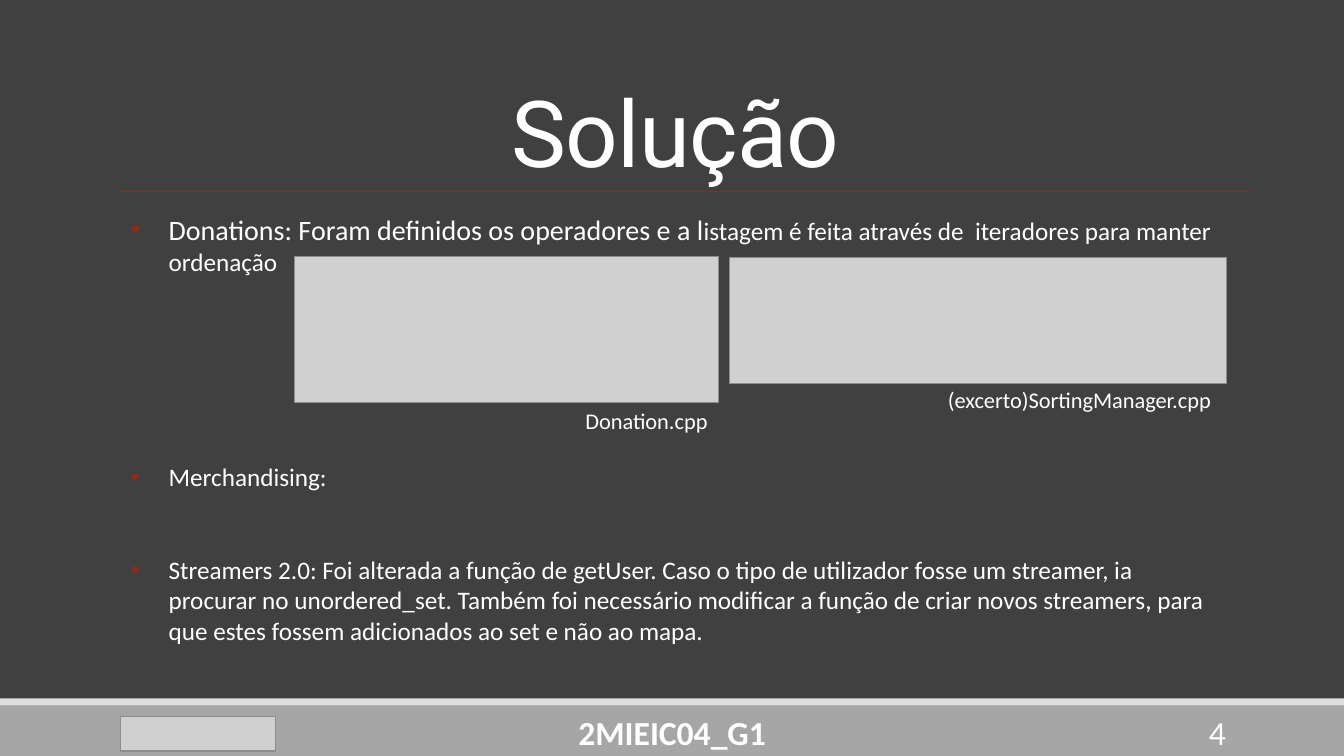
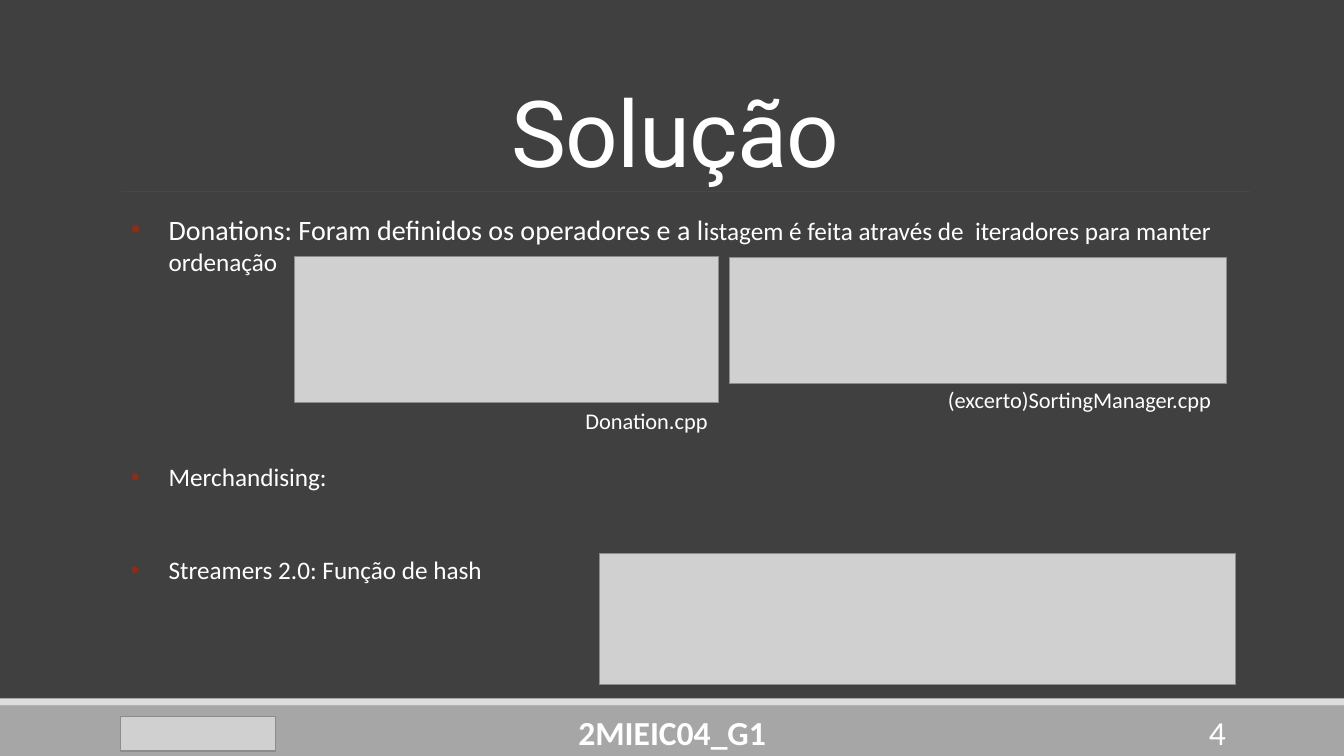
Before and after one commit to DoStini/FEUP-AEDA-proj, a slide deck: slide 4 of StreamZ__P2.pptx. Drawn at 1344x756 pixels with LibreOffice and Linux fonts; fonts in the diff are those of the drawing; grey boxes stand for pictures. Boxes give left, top, right and bottom in pixels: in the first picture for what was removed or moved away, otherwise in the second. Text is boxed around its words. In the diff, an @@ line names an element or a change of style, - is before the commit and + after.

```diff
--- a/StreamZ__P2.pptx
+++ b/StreamZ__P2.pptx
@@ text at [169, 561, 481, 583]: text changed @@
-• Streamers 2.0: Foi alterada a função de getUser. Caso o tipo de utilizador fosse um streamer, ia procurar no unordered_set. Também foi necessário modificar a função de criar novos streamers, para que estes fossem adicionados ao set e não ao mapa.
+• Streamers 2.0: Função de hash
@@ picture added at [600, 554, 1236, 685] @@
```
Also in this commit, not shown: 4 other slides changed.
